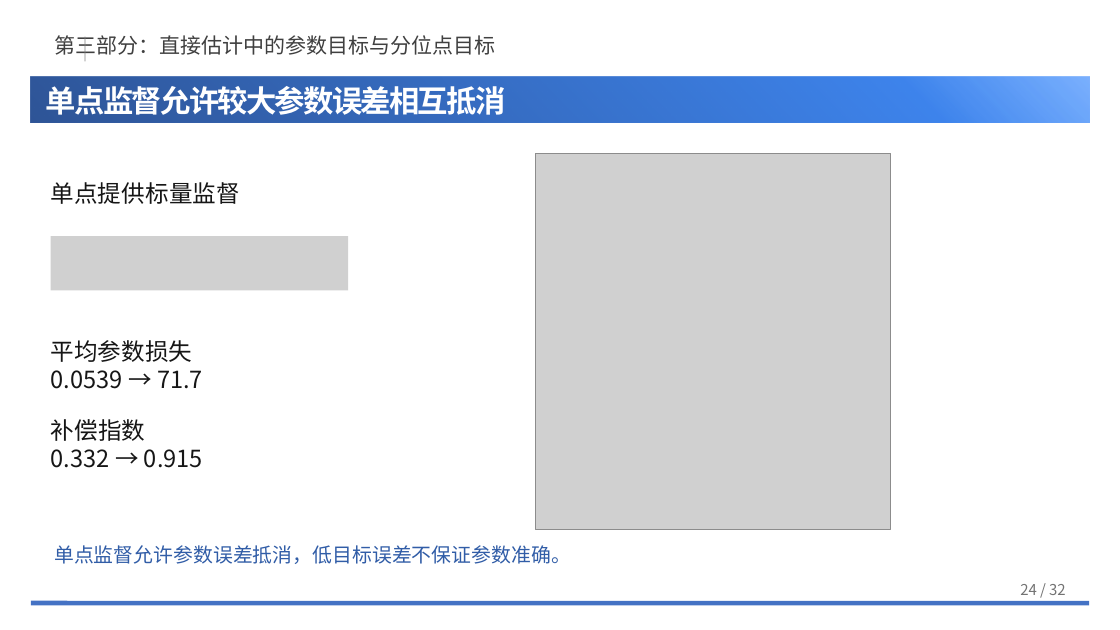
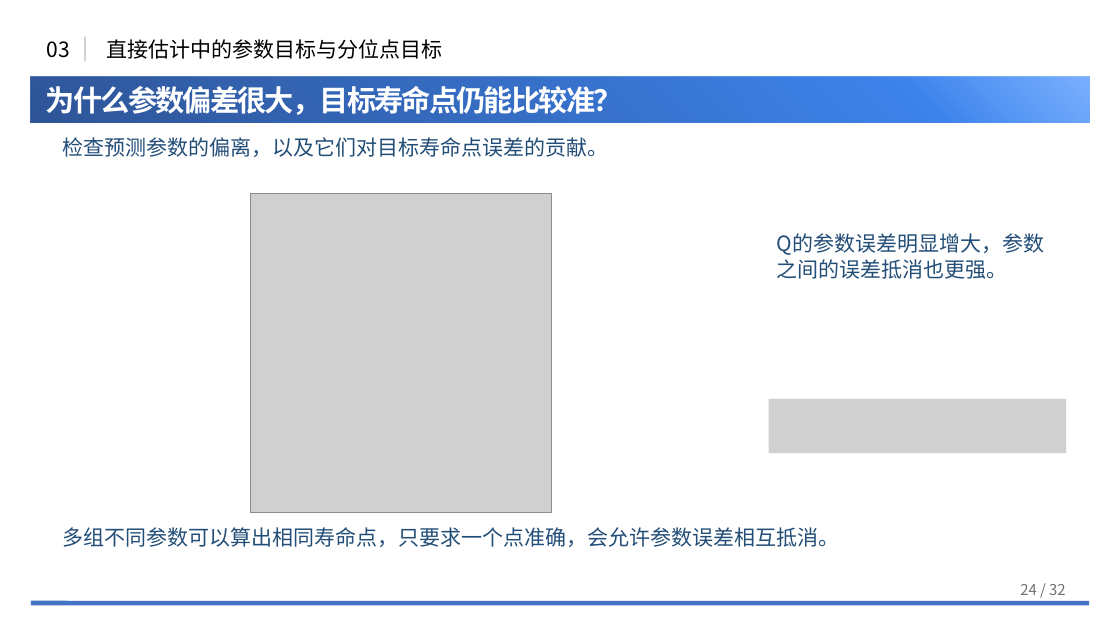
Before and after one commit to NEUwpy/weibull.work, a slide deck: slide 24 of docs/组会汇报/2026-09-三项研究更新汇报/260907组会.pptx. Drawn at 1120x630 pixels with LibreOffice and Linux fonts; fonts in the diff are those of the drawing; grey boxes stand for pictures; background and template pictures are left out. Boxes give left, top, right and bottom in pixels: in the first picture for what was removed or moved away, otherwise in the second. Text is boxed around its words. In the diff, an @@ line names an element or a change of style, - is before the commit and + after.

```diff
--- a/docs/组会汇报/2026-09-三项研究更新汇报/260907组会.pptx
+++ b/docs/组会汇报/2026-09-三项研究更新汇报/260907组会.pptx
@@ text added at box(46, 41, 69, 58), 18 pt, text #000000 @@
+03
@@ text at box(106, 39, 442, 59): text changed; text colour #404040 to #000000 @@
-第三部分：直接估计中的参数目标与分位点目标
+直接估计中的参数目标与分位点目标
@@ text at box(46, 81, 623, 118): text changed; size 26 to 25 pt @@
-单点监督允许较大参数误差相互抵消
+为什么参数偏差很大，目标寿命点仍能比较准？
@@ text added at box(63, 137, 609, 157), 18 pt, text #234E78 @@
+检查预测参数的偏离，以及它们对目标寿命点误差的贡献。
@@ text removed at box(51, 182, 240, 204) @@
-单点提供标量监督
@@ picture: place and size @@
-picture at box(535, 153, 891, 529)
+picture at box(250, 193, 552, 513)
@@ text added at box(777, 233, 1045, 279), 18 pt, text #234E78 @@
+Q的参数误差明显增大，参数之间的误差抵消也更强。
@@ text removed at box(51, 340, 203, 389) @@
-平均参数损失
-0.0539 → 71.7
@@ text removed at box(51, 419, 203, 468) @@
-补偿指数
-0.332 → 0.915
@@ picture: place and size @@
-picture at box(50, 236, 348, 291)
+picture at box(769, 399, 1066, 454)
@@ text at box(63, 527, 840, 547): text changed; size 17 to 18 pt; text colour #315DA7 to #234E78 @@
-单点监督允许参数误差抵消，低目标误差不保证参数准确。
+多组不同参数可以算出相同寿命点，只要求一个点准确，会允许参数误差相互抵消。
```
Also in this commit, not shown: 27 other slides changed, 3 slides added, 3 slides removed, 4 other files.
